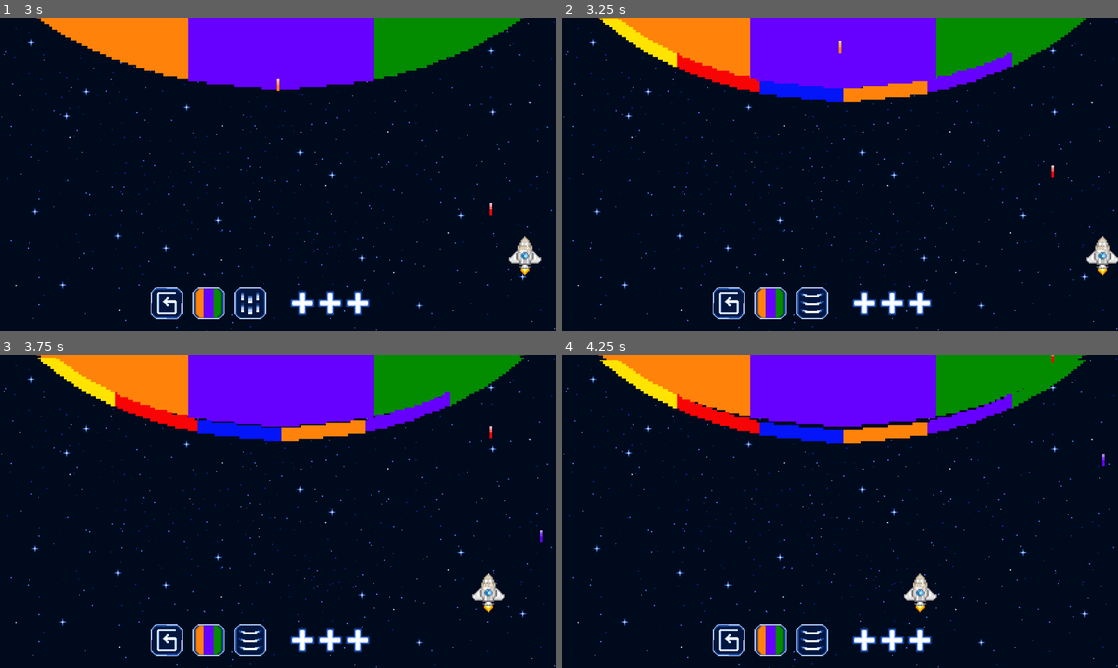
Above: before the commit, frames 1-4 (two rows, left to right).
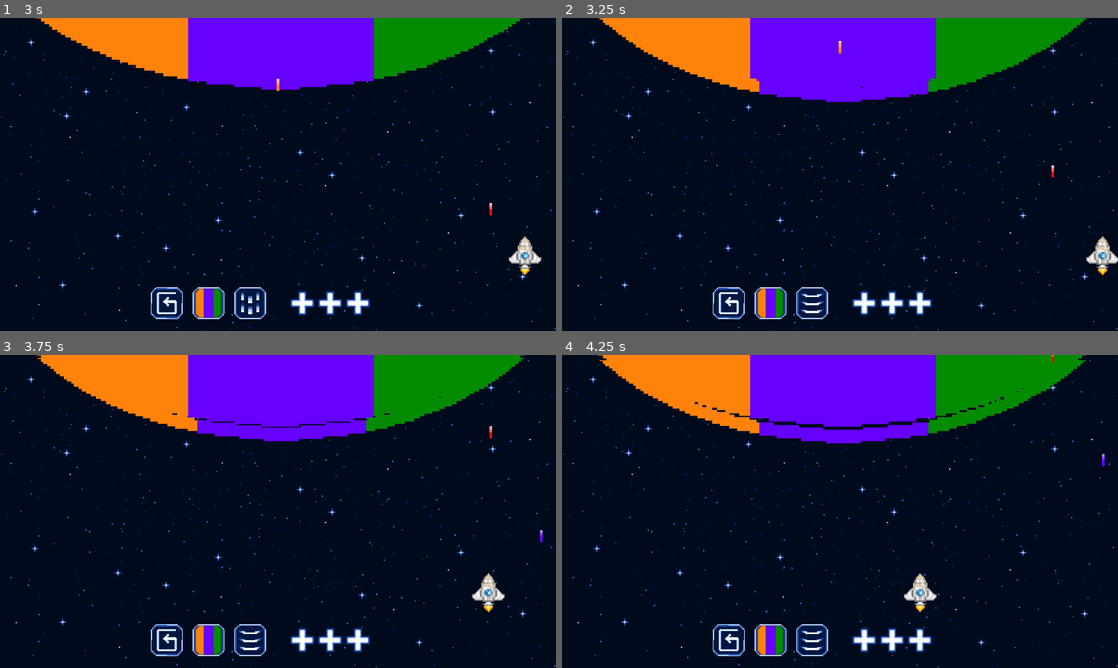
Above: after the commit, the same moments.

Repository: Annars30/GithubRepos-FINAL-project-ver1
Game: Godot game, scene res://Scenes/game.tscn
The game is run twice, just before and just after one commit, with the same random seed, the same clock (stepped at 60 frames per second) and the same inputs.
Inputs (mouse positions are in pixels of both pictures, inside the frame that each line leads up to):
- Up to frame 1 (3 s): tap Enter at 0.5 s; move the mouse to (211, 302) at 0.52 s; hold Right (move_right) 0.53-1.28 s; hold B (fire_blue) 0.53-1.28 s; click (211, 302) at 0.67 s; move the mouse to (250, 302) at 1.27 s; hold Left (move_left) 1.28-2.03 s; tap G (fire_green) at 1.35 s; click (250, 302) at 1.42 s; move the mouse to (333, 105) at 2.02 s; hold O (fire_orange) 2.03-2.78 s; hold Right (move_right) from 2.03 s (still down); move the mouse to (250, 237) at 2.77 s; tap R (fire_red) at 2.85 s; click (250, 237) at 2.92 s
- Up to frame 2 (3.25 s): keep holding Right (move_right)
- Up to frame 3 (3.75 s): move the mouse to (444, 558) at 3.52 s; release Right (move_right) at 3.53 s; hold Left (move_left) from 3.53 s (still down); hold V (fire_violet) from 3.53 s (still down)
- Up to frame 4 (4.25 s): keep holding Left (move_left); keep holding V (fire_violet)

Frame 1 is identical in both runs. In frame 2, 3.2% of the frame differs, in the area x 6-81%, y 0-27%; in frame 3, 3.2%; in frame 4, 3.2%.
Error before the commit: Invalid call to function 'wave_color' in base 'CharacterBody2D (supernova_wave.gd)'. Expected 0 argument(s). (res://Scripts/supernova.gd:59)

Commit message:
Update supernova_wave.gd

Diff:
--- a/Scripts/supernova_wave.gd
+++ b/Scripts/supernova_wave.gd
@@ -1,15 +1,14 @@
 extends CharacterBody2D
 
 @onready var supernova_wave: AnimatedSprite2D = $AnimatedSprite2D
-@export var speed: float = 200
+@export var speed: float = 210
 var direction: Vector2 = Vector2.ZERO
 var move_speed := 10
 var dice1_result: int
 
-func wave_color():
-	if supernova_wave.sprite_frames.has_animation("wave"):
-		supernova_wave.play("wave")
-		supernova_wave.frame = dice1_result
+func wave_color(dice1_result: int):
+	supernova_wave.frame = dice1_result
+
 
 func _physics_process(delta):
 	supernova_wave.position.y += move_speed * delta
